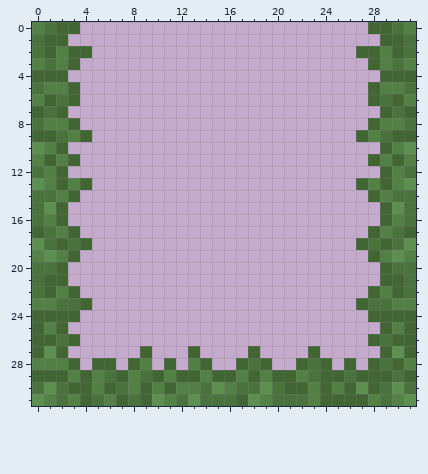
Pixel-art sprite: Resources/Textures/Tiles/Planet/Grass/triple_edge.png. Above is the file before it was changed.
The file is 32x32 pixels. Colours within 5 levels of each other are drawn and written as one.
After:
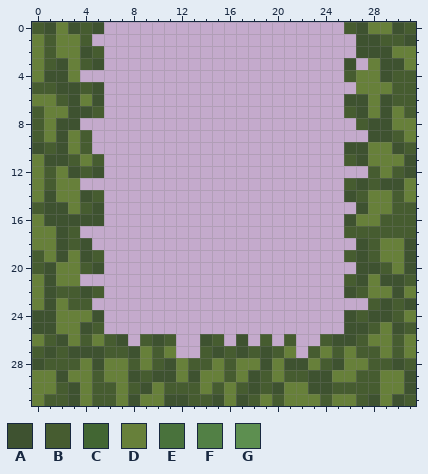
Palette (. is transparent): A #3e5230  B #465c30  C #426633  D #67803a  E #49723c  F #528045  G #5d8f50
The edit:
Changed rows in their new state; - is an unchanged pixel.
first column x 0:
 0 BADABA--------------------BADDAB
 1 DBDDB----------------------AABBA
 2 DBDDAB---------------------AAADD
 3 DBADBA--------------------A-DAAD
 4 DAAD----------------------BDDABB
 5 BBAABA---------------------DDDBB
 6 DDBADA--------------------AADABB
 7 BDDAAB--------------------BADADB
 8 BDAA-----------------------BAADD
 9 BDADB----------------------.AABD
10 ABADB---------------------AADDAB
11 DAABDB--------------------BADDDA
12 DBDABA----------------------BDBA
13 DBDD.---------------------BABAAD
14 DADDAB--------------------ABDDBD
15 BAADBA---------------------ADDBB
16 DAAAAA--------------------ADDBBB
17 DDAB----------------------BBBBBB
18 DDABA----------------------ABDDA
19 BDADAB--------------------BABDDA
20 BADDBA---------------------AABDA
21 DADD----------------------BADAAB
22 DABBAB--------------------ABDDAD
23 DADBB----------------------.BABA
24 AADDDA--------------------ABAABD
25 AADDAB--------------------AABDAB
26 DBADBDBA-BAB--AB-A-B-B--BAABDDBD
27 BABAAABBADBD-.BABABABD-BDBDBBDBD
28 ABBBDADDBDBADBBDBDDADAADBADDBBAB
29 DDADDBDDABAADADDBDABDBBAADDBBDDA
30 DDBADBBDBADBBBDBDBABADDAABBBBDDA
31 DBBADBBDADDAABBADABDBDDDBDDBADAB
Changed places in both pictures, as pixel boxes (x1, y1, x2, y2):
changed: (32, 22, 416, 406)
